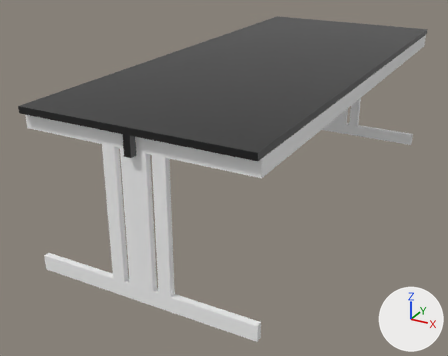
Renders of the glTF model assets/models/objects/table.glb from each side of a commit.
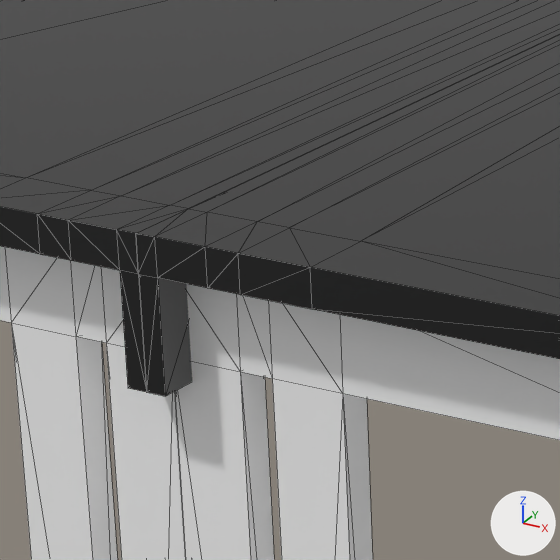
Each version is shown whole from a 50 mm lens placed at (1.2, -3.53, 0.9), pointed at (-0.6, -0.26, -0.74), then close up on the part from 22% to 46% of the width and 23% to 53% of the height. The axes (+X, +Y, +Z) are drawn at lower right. The lights are the same throughout. The first two pictures are the older version. The close-ups show mesh edges as thin lines. Where no turn or scale is listed for an object, it has been applied to the vertices. Vertices at exactly the same position are counted once.

The first close-up shows 'table'.
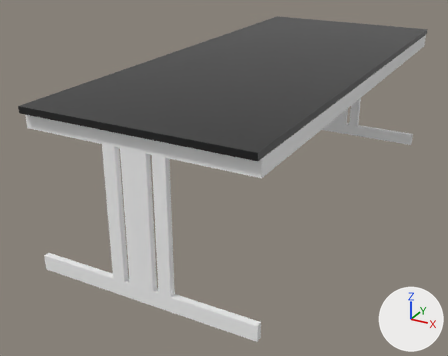
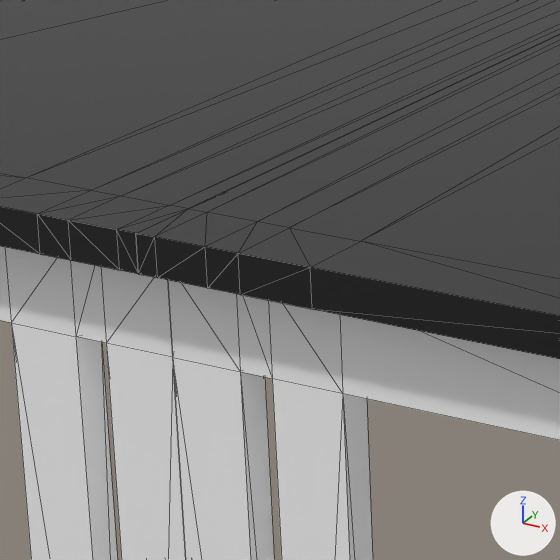
Edits to the scene script, one JSON object a line:
```json
{"block": "me_table", "where": "# used by ob_table; location = (0.0, 0.0, 0.0)"}
{"op": "remove", "block": "me_table", "code": "me_table.from_pydata(...)  # 360 vertices, 720 faces; spans x -1.04..0.23, y -1.5..1.5, z -0.91..0.02"}
{"op": "add", "block": "me_table", "code": "me_table.from_pydata(...)  # 360 vertices, 696 faces; spans x -1.04..0.23, y -1.5..1.5, z -0.91..0.02"}
{"block": "me_table", "change": "me_table part 1"}
{"block": "me_table", "change": "4 vertices are removed from x -0.42..-0.38, y -1.5, z -0.12"}
{"block": "me_table", "change": "16 faces are deleted"}
{"block": "me_table", "change": "4 vertices are added at (-0.4, -1.44, -0.02), (-0.38, -1.44, -0.02), (-0.4, -1.44, -0.02), (-0.42, -1.44, -0.02)"}
{"block": "me_table", "change": "4 new faces join them, mat_material_020 (black #000000)"}
{"block": "me_table", "change": "other edits to the shape of me_table do not show in these pictures"}
```

Location of each change, [x1, y1, x2, y2] in pixels of the close-ups (560 x 560 px):
```json
{"part": 1, "of": "me_table", "change": "cut back", "before": [120, 270, 192, 396], "on screen": "black"}
```
